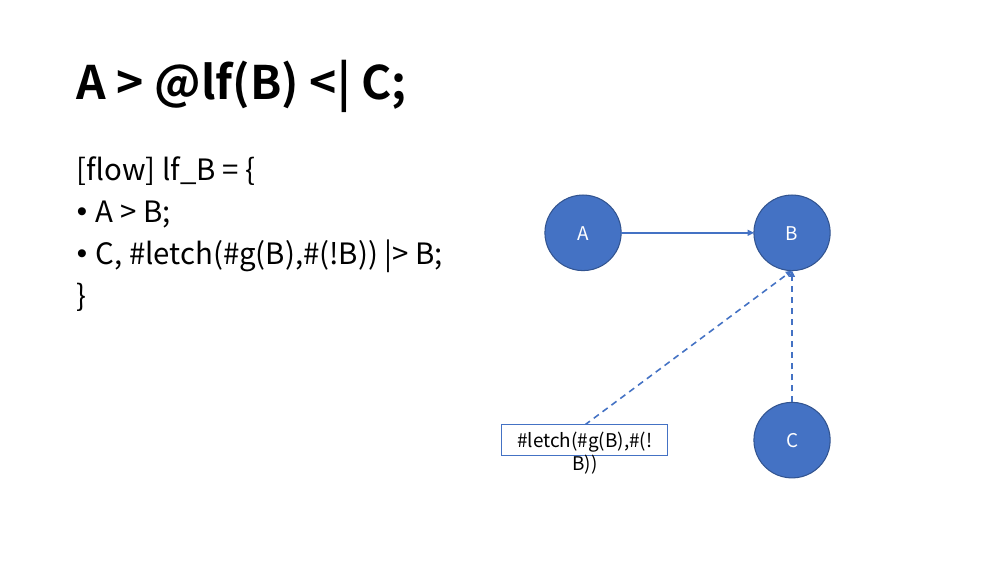
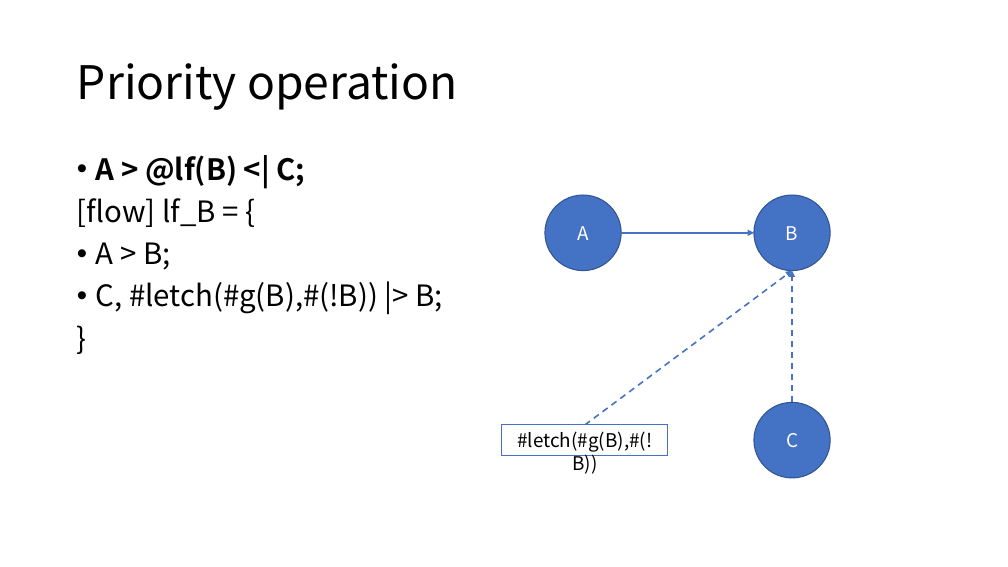
Before and after one commit to DualsoftDev/ds, a slide deck: slide 2 of Doc/PowerPoint/macro.pptx (slide 3 before the commit). Drawn at 1008x567 pixels with LibreOffice and Linux fonts; fonts in the diff are those of the drawing. Boxes give left, top, right and bottom in pixels: in the first picture for what was removed or moved away, otherwise in the second. Text is boxed around its words. In the diff, an @@ line names an element or a change of style, - is before the commit and + after.

```diff
--- a/Doc/PowerPoint/macro.pptx
+++ b/Doc/PowerPoint/macro.pptx
@@ title at [77, 63, 458, 110]: text changed; bold off @@
-A > @lf(B) <| C;
+Priority operation
@@ text at [96, 155, 306, 186]: paragraph added @@
+• A > @lf(B) <| C;
```
Also in this commit, not shown: 3 other slides changed.
